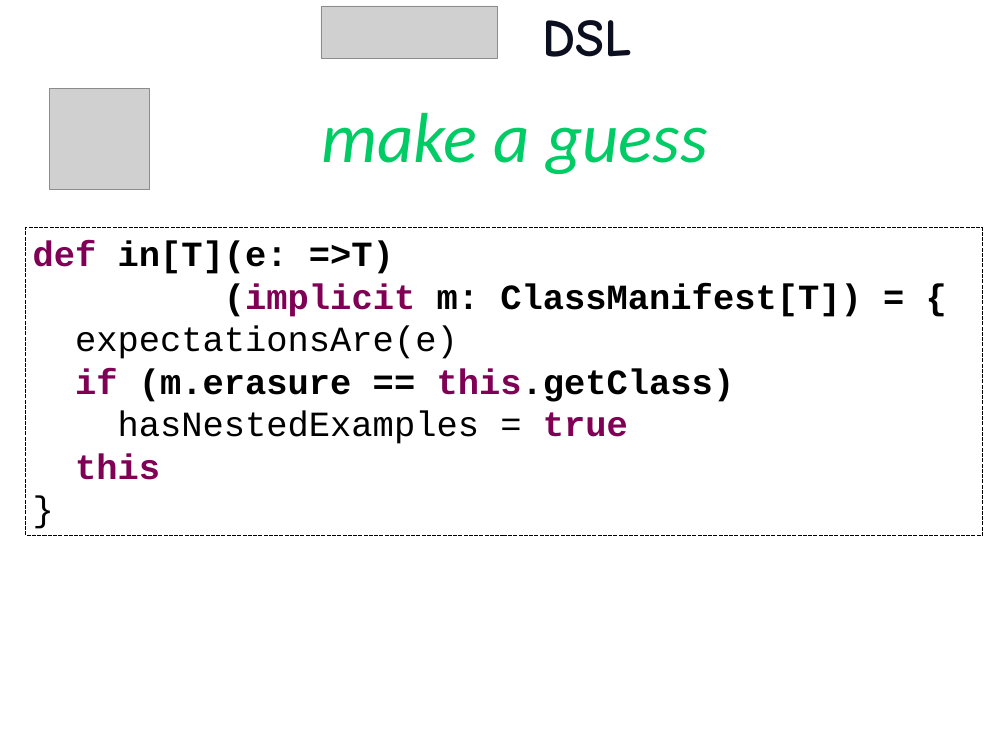
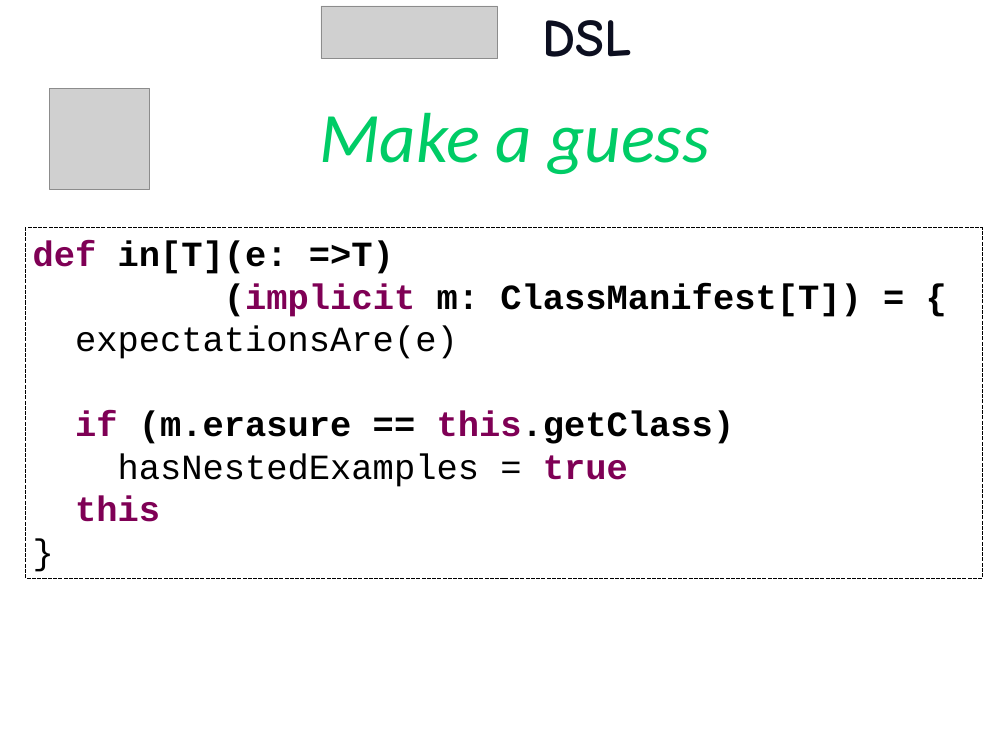
Before and after one commit to etorreborre/oscon-2010, a slide deck: slide 53 of src/main/resources/oscon_2010_specs.pptx (slide 54 before the commit). Drawn at 1008x756 pixels with LibreOffice and Linux fonts; fonts in the diff are those of the drawing; grey boxes stand for pictures; background and template pictures are left out. Boxes give left, top, right and bottom in pixels: in the first picture for what was removed or moved away, otherwise in the second. Text is boxed around its words. In the diff, an @@ line names an element or a change of style, - is before the commit and + after.

```diff
--- a/src/main/resources/oscon_2010_specs.pptx
+++ b/src/main/resources/oscon_2010_specs.pptx
@@ text at bbox=[319, 112, 710, 174]: text changed @@
-make a guess
+Make a guess
@@ rectangle "def in[T](e: =>T)": place and size @@
-rectangle "def in[T](e: =>T)" at bbox=[26, 228, 982, 535]
+rectangle "def in[T](e: =>T)" at bbox=[26, 228, 982, 578]
```
Also in this commit, not shown: 13 other slides changed, 1 slide added.
